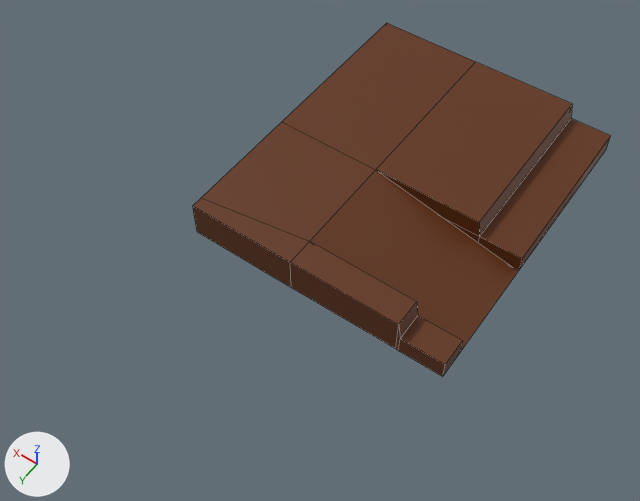
Two versions of the FBX model Assets/_mainAssets/Content/Models/_category/Models2/porch/Model/porch.fbx, one commit apart.
Rendered twice from a 50 mm lens placed at (-9.21, 28.84, 5.24), pointed at (-6.9, 25.62, 0.17). The axes (+X, +Y, +Z) are drawn at lower left. The lights are the same throughout. Mesh edges are drawn as thin lines.

In view in the first picture: 'porch'.
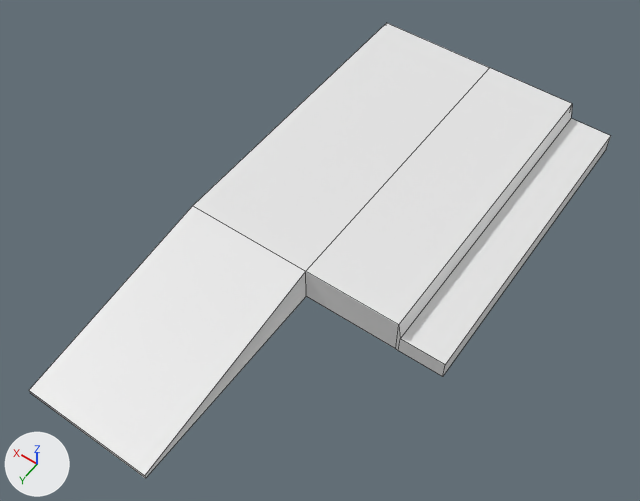
The newer file is also turned or shifted as a whole; pictures and numbers use the older file's frame.

Location of each change, [x1, y1, x2, y2] in pixels of the pictures (640 x 501 px):
'porch', reshaped (39% wider, 28% taller)
    before: [193, 23, 611, 377]
    after: [29, 23, 611, 478]
part 1 of me_plane_037, cut back
    before: [193, 23, 611, 376]
    after: [29, 23, 611, 478]

Diff of the bpy script that builds the scene:
```diff
--- a/Assets/_mainAssets/Content/Models/_category/Models2/porch/Model/porch.fbx.py
+++ b/Assets/_mainAssets/Content/Models/_category/Models2/porch/Model/porch.fbx.py
@@ me_plane_037 @@
 # used by ob_porch; location = (0.0, 0.0, 0.0)
-me_plane_037.from_pydata(...)  # 40 vertices, 28 faces; spans x -8.13..-5.99, y 23.33..25.93, z 0.04..0.34
-me_plane_037.materials.append(mat_material_007)  # brown #612f0a
+me_plane_037.from_pydata(...)  # 23 vertices, 15 faces; spans x -8.13..-5.99, y 23.33..27.62, z 0.04..0.34
+# me_plane_037 part 1
+# 22 vertices are removed from x -8.13..-5.99, y 24.86..25.93, z 0.04..0.34
+# 22 faces are deleted
+# 3 vertices in x -6.87, y 23.33..25.93, z 0.04..0.34 move by (-0.14, 0.0, 0.0)
+# 5 vertices are added at (-7.01, 25.93, 0.34), (-5.99, 27.62, 0.09), (-7.01, 27.62, 0.09), (-7.01, 27.62, 0.04), (-5.99, 27.62, 0.04)
+# 9 new faces join them
```
